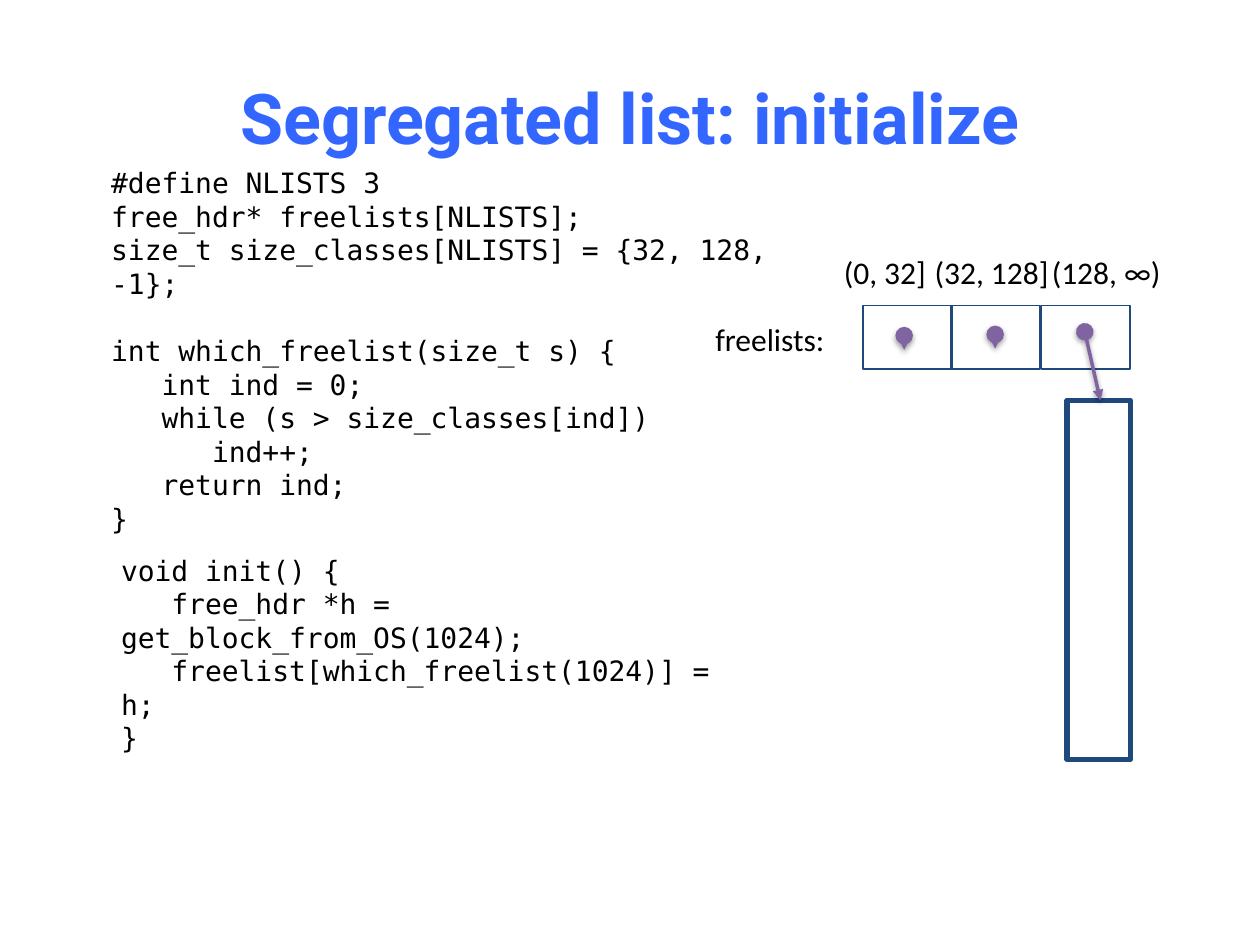
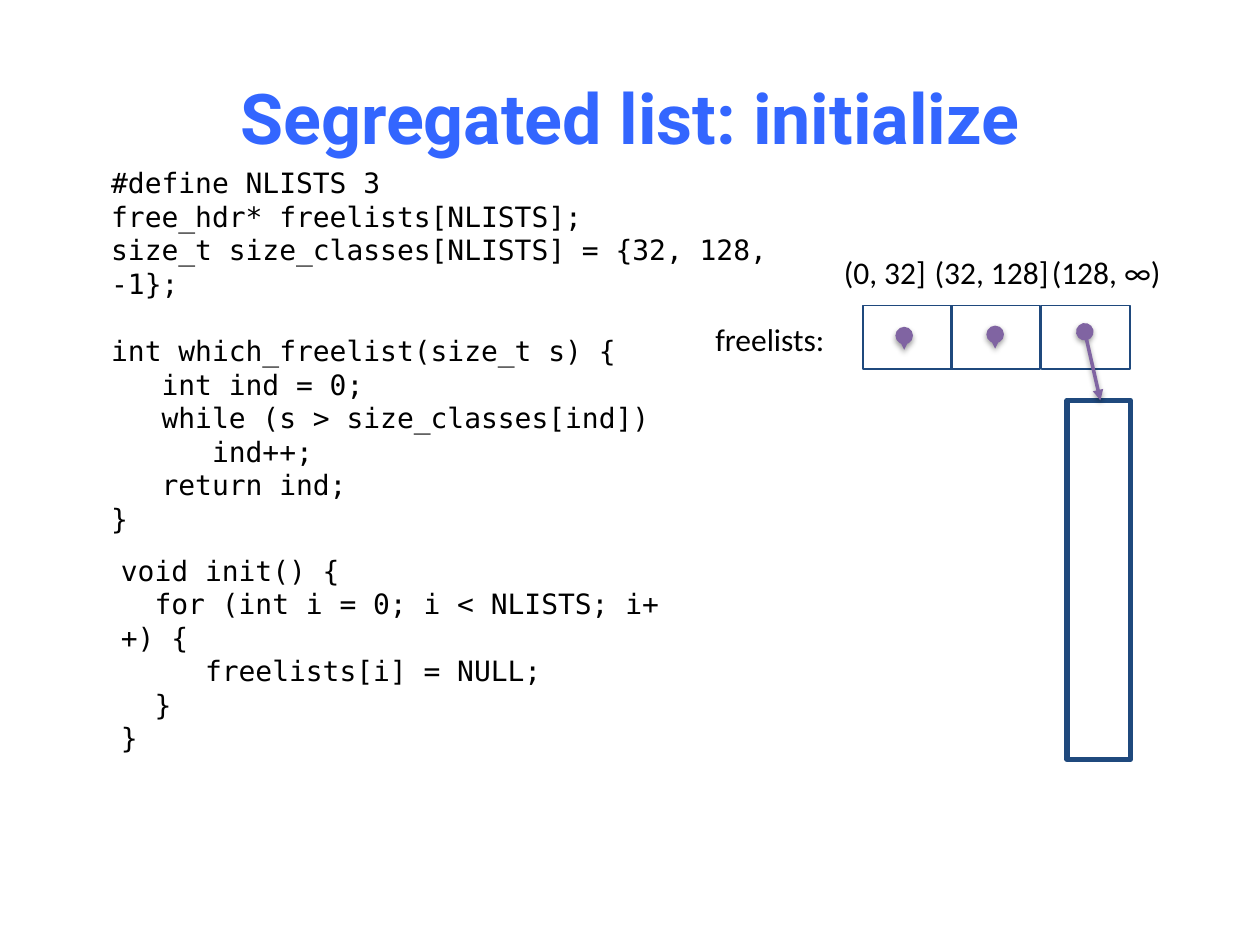
Before and after one commit to NYU-CSO/nyu-cso.github.io, a slide deck: slide 53 of notes/14-Dynamic_Allocator.pptx. Drawn at 1260x945 pixels with LibreOffice and Linux fonts; fonts in the diff are those of the drawing. Boxes give left, top, right and bottom in pixels: in the first picture for what was removed or moved away, otherwise in the second. Text is boxed around its words. In the diff, an @@ line names an element or a change of style, - is before the commit and + after.

```diff
--- a/notes/14-Dynamic_Allocator.pptx
+++ b/notes/14-Dynamic_Allocator.pptx
@@ text at bbox=[121, 559, 659, 685]: paragraph added @@
+}
@@ text at bbox=[155, 592, 659, 685]: text changed @@
-free_hdr *h = get_block_from_OS(1024);
-freelist[which_freelist(1024)] = h;
+for (int i = 0; i < NLISTS; i++) {
+freelists[i] = NULL;
```
Also in this commit, not shown: 13 other slides changed, 1 slide added, 1 slide removed, 1 other file.
